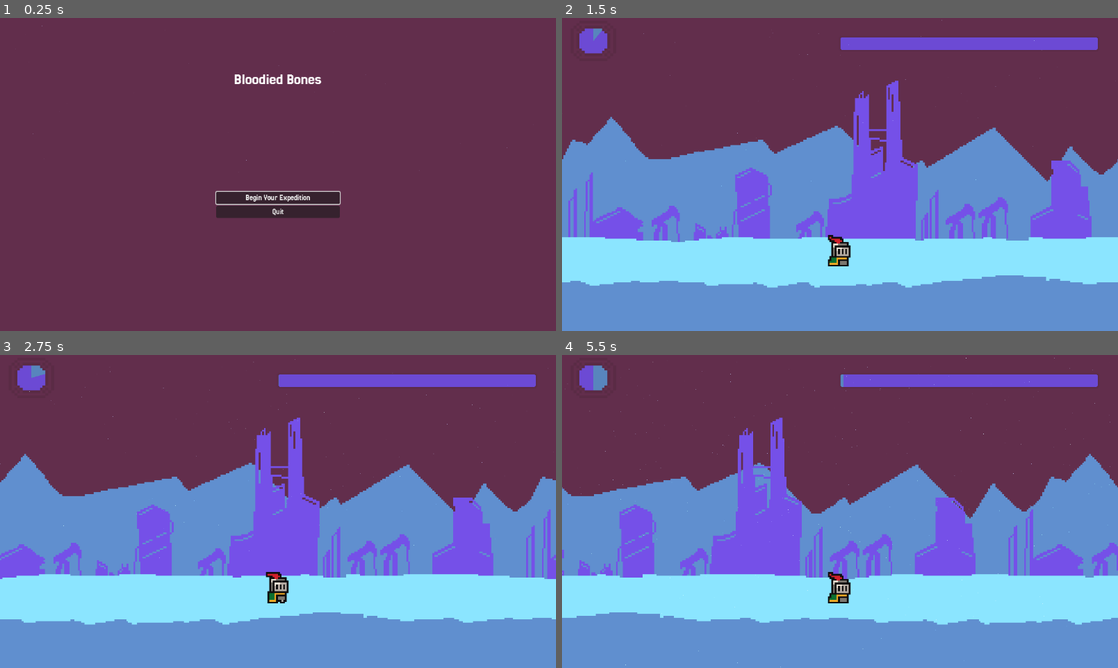
Above: before the commit, frames 1-4 (two rows, left to right).
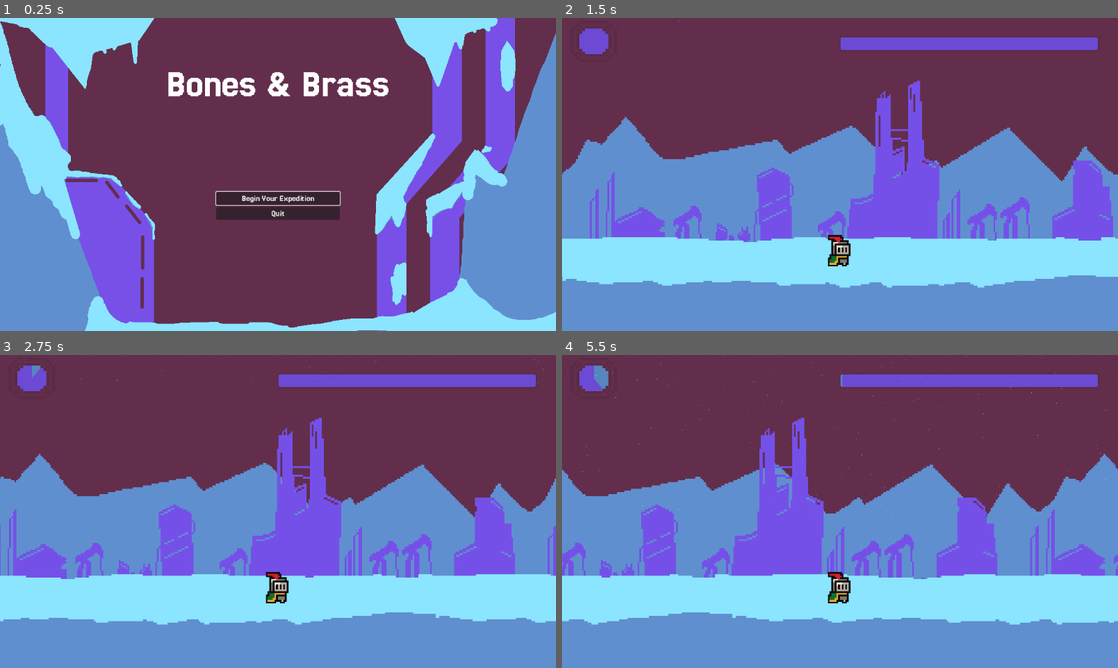
Above: after the commit, the same moments.

Repository: Mightysmallfry/BonesAndBullets
Game: Godot game, scene res://Menus/main_menu.tscn
Two runs of this game, one before a commit and one after it. Both use one fixed random seed, a clock stepped at 60 frames per second and the inputs below.
Inputs (mouse positions are in pixels of both pictures, inside the frame that each line leads up to):
- Up to frame 1 (0.25 s): no input
- Up to frame 2 (1.5 s): click "Begin Your Expedition" at 0.5 s; click (995, 293) at 1.25 s, where only the run after the commit has a clickable "Continue"
- Up to frame 3 (2.75 s): tap Enter at 2 s; move the mouse to (400, 495) at 2.02 s; click (400, 495) at 2.17 s
- Up to frame 4 (5.5 s): move the mouse to (728, 527) at 2.77 s; click (728, 527) at 2.92 s; move the mouse to (895, 442) at 3.52 s; click (895, 442) at 3.67 s; move the mouse to (812, 574) at 4.27 s; click (812, 574) at 4.42 s; move the mouse to (1006, 558) at 5.02 s; click (1006, 558) at 5.17 s

The runs differ from the first frame. In frame 1, 46% of the frame differs, in the area x 0-100%, y 0-100%; in frame 2, 14%; in frame 3, 14%; in frame 4, 14%.

Commit message:
Preamble Update
Added ContinueButton Script. This is more-so a change scene button. Put the path of the scene in the editor and the button will then take you there. It was a small thing that I think can help us a lot in the future. It sticks to the highlighting rules we already have in place.
Create a theme for the font. This will help with blanket changes to ui scenes.
Added a preamble scene for lore before playing the game
Redid main menu art
Increased size of story event display
Added 4 more story events to test and use

Diff:
--- /dev/null
+++ b/Assets/Themes/DisplayTheme.tres
@@ -0,0 +1,7 @@
+[gd_resource type="Theme" load_steps=2 format=3 uid="uid://b7kybbmor2ml0"]
+
+[ext_resource type="FontFile" uid="uid://djongtui2j78e" path="res://Assets/Fonts/Jersey25-Regular.ttf" id="1_2l81s"]
+
+[resource]
+default_font = ExtResource("1_2l81s")
+default_font_size = 18
--- a/Assets/VFX/SnowEffect.gd
+++ b/Assets/VFX/SnowEffect.gd
@@ -19,16 +19,16 @@
 
 func update_particle_settings() -> void:
 	var viewport_size: Vector2 = get_viewport_rect().size
-	var screenHeight: float = viewport_size.y
-	var screenWidth: float = viewport_size.x
+	#var screenHeight: float = viewport_size.y
+	#var screenWidth: float = viewport_size.x
 
-	particleProcessMaterial.emission_shape = ParticleProcessMaterial.EMISSION_SHAPE_BOX
-	particleProcessMaterial.emission_box_extents = Vector3(screenWidth * 0.5, screenHeight * 0.5, 0.0)
+	# particleProcessMaterial.emission_shape = ParticleProcessMaterial.EMISSION_SHAPE_BOX
+	# particleProcessMaterial.emission_box_extents = Vector3(screenWidth * 0.5, screenHeight * 0.5, 0.0)
 
 	global_position = viewport_size * 0.5
 
-	var half_size: Vector2 = viewport_size * 0.5
-	visibility_rect = Rect2(-half_size, viewport_size)
+	# var half_size: Vector2 = viewport_size * 0.5
+	# visibility_rect = Rect2(-half_size, viewport_size)
 
-	amount = baseAmount
-	amount = clamp(amount, 100, 5000)
+	# amount = baseAmount
+	# amount = clamp(amount, 100, 5000)
--- a/Globals.gd
+++ b/Globals.gd
@@ -11,6 +11,8 @@
 # This could change as a range of 20-40 seconds
 # When story event happens, pause the time until destination.
 @export var timeBetweenStoryEvents: float = 10
+@export var startingDay: int = 1
+@export var currentDay: int
 
 var IsPaused: bool = false
 
@@ -21,6 +23,7 @@
 
 # Called when the node enters the scene tree for the first time.
 func _ready() -> void:
+	currentDay = startingDay
 	pass # Replace with function body.
 
 # Called every frame. 'delta' is the elapsed time since the previous frame.
--- /dev/null
+++ b/Menus/continue_button.gd
@@ -0,0 +1,28 @@
+extends Button
+
+# WARNING BE SURE TO SET THE PATH STRING IN THE EDITOR
+@export var NextScenePath: String = "res://Menus/preamble_menu.tscn"
+
+# Called when the node enters the scene tree for the first time.
+func _ready() -> void:
+	if not pressed.is_connected(_on_pressed):
+		pressed.connect(_on_pressed)
+	mouse_entered.connect(_on_mouse_entered)
+
+	if NextScenePath == null || NextScenePath.is_empty():
+		push_error("Missing scene assignment on continue button at " + str(get_tree_string))
+	grab_focus()
+
+# Called every frame. 'delta' is the elapsed time since the previous frame.
+func _process(delta: float) -> void:
+	pass
+
+func _on_pressed() -> void:
+	if ResourceLoader.exists(NextScenePath):
+		print("Changing scene to: " + NextScenePath)
+		get_tree().change_scene_to_file(NextScenePath)
+	else:
+		push_error("Scene does not exist: " + NextScenePath)
+
+func _on_mouse_entered() -> void:
+	grab_focus()
--- a/Menus/main_menu.gd
+++ b/Menus/main_menu.gd
@@ -1,29 +1,18 @@
 extends Control
-
-@export var gameStartPath: String = "res://World/main.tscn"
 
 # Called when the node enters the scene tree for the first time.
 func _ready() -> void:
-	$UiElements/MarginContainer/VBoxContainer/StartButton.grab_focus()
-
+	pass
 
 # Called every frame. 'delta' is the elapsed time since the previous frame.
 func _process(_delta: float) -> void:
 	pass
 
-
-func _on_start_button_pressed() -> void:
-	print("Loading Game Start")
-	get_tree().change_scene_to_file(gameStartPath)
-
-
 func _on_quit_button_pressed() -> void:
 	get_tree().quit()
 
-
-func _on_start_button_mouse_entered() -> void:
-	$UiElements/MarginContainer/VBoxContainer/StartButton.grab_focus()
-
-
 func _on_quit_button_mouse_entered() -> void:
 	$UiElements/MarginContainer/VBoxContainer/QuitButton.grab_focus()
+
+func _on_mouse_entered() -> void:
+	pass # Replace with function body.
--- a/Menus/main_menu.tscn
+++ b/Menus/main_menu.tscn
@@ -1,9 +1,11 @@
-[gd_scene load_steps=11 format=3 uid="uid://d13yw33pf5jfv"]
+[gd_scene load_steps=13 format=3 uid="uid://d13yw33pf5jfv"]
 
-[ext_resource type="Texture2D" uid="uid://b668crseuf56f" path="res://Assets/WorldWallpaper/GameJamBackground.png" id="1_06t4h"]
+[ext_resource type="Theme" uid="uid://b7kybbmor2ml0" path="res://Assets/Themes/DisplayTheme.tres" id="1_cxdly"]
 [ext_resource type="Script" uid="uid://c31nidxfv8nf" path="res://Menus/main_menu.gd" id="1_fu7sn"]
 [ext_resource type="Script" uid="uid://dy65ldlqe2cvl" path="res://Assets/VFX/SnowEffect.gd" id="2_7vrkn"]
 [ext_resource type="PackedScene" uid="uid://uppqbbrbo8c1" path="res://Player/cross_input_handler.tscn" id="2_11gta"]
+[ext_resource type="Texture2D" uid="uid://so1dyfgtr2wu" path="res://Assets/WorldWallpaper/GameJamFall2025-Title.png" id="4_vxn86"]
+[ext_resource type="Script" uid="uid://tuhxeb2yiexd" path="res://Menus/continue_button.gd" id="5_vxn86"]
 
 [sub_resource type="CanvasItemMaterial" id="CanvasItemMaterial_7vrkn"]
 blend_mode = 1
@@ -39,21 +41,30 @@
 anchor_bottom = 1.0
 grow_horizontal = 2
 grow_vertical = 2
+theme = ExtResource("1_cxdly")
 script = ExtResource("1_fu7sn")
 
 [node name="CrossInputHandler" parent="." instance=ExtResource("2_11gta")]
 
-[node name="UiElements" type="Node" parent="."]
-
-[node name="TextureRect" type="TextureRect" parent="UiElements"]
+[node name="UiElements" type="Control" parent="."]
+layout_mode = 1
 anchors_preset = 15
 anchor_right = 1.0
 anchor_bottom = 1.0
 grow_horizontal = 2
 grow_vertical = 2
-texture = ExtResource("1_06t4h")
+
+[node name="TextureRect" type="TextureRect" parent="UiElements"]
+layout_mode = 1
+anchors_preset = 15
+anchor_right = 1.0
+anchor_bottom = 1.0
+grow_horizontal = 2
+grow_vertical = 2
+texture = ExtResource("4_vxn86")
 
 [node name="MarginContainer" type="MarginContainer" parent="UiElements"]
+layout_mode = 1
 anchors_preset = 8
 anchor_left = 0.5
 anchor_top = 0.5
@@ -73,6 +84,7 @@
 layout_mode = 2
 focus_neighbor_bottom = NodePath("../QuitButton")
 text = "Begin Your Expedition"
+script = ExtResource("5_vxn86")
 
 [node name="QuitButton" type="Button" parent="UiElements/MarginContainer/VBoxContainer"]
 layout_mode = 2
@@ -80,6 +92,7 @@
 text = "Quit"
 
 [node name="Label" type="Label" parent="UiElements"]
+layout_mode = 1
 anchors_preset = 5
 anchor_left = 0.5
 anchor_right = 0.5
@@ -88,8 +101,8 @@
 offset_right = 128.0
 offset_bottom = 160.0
 grow_horizontal = 2
-theme_override_font_sizes/font_size = 32
-text = "Bloodied Bones"
+theme_override_font_sizes/font_size = 82
+text = "Bones & Brass"
 horizontal_alignment = 1
 vertical_alignment = 1
 
@@ -105,7 +118,5 @@
 process_material = SubResource("ParticleProcessMaterial_qe12f")
 script = ExtResource("2_7vrkn")
 
-[connection signal="mouse_entered" from="UiElements/MarginContainer/VBoxContainer/StartButton" to="." method="_on_start_button_mouse_entered"]
-[connection signal="pressed" from="UiElements/MarginContainer/VBoxContainer/StartButton" to="." method="_on_start_button_pressed"]
 [connection signal="mouse_entered" from="UiElements/MarginContainer/VBoxContainer/QuitButton" to="." method="_on_quit_button_mouse_entered"]
 [connection signal="pressed" from="UiElements/MarginContainer/VBoxContainer/QuitButton" to="." method="_on_quit_button_pressed"]
--- /dev/null
+++ b/Menus/preamble_menu.gd
@@ -0,0 +1,31 @@
+extends Control
+
+@export var dateSegment: RichTextLabel
+@export var loreSegment: RichTextLabel
+
+const SEGMENT_DELAY: float = 1.5
+
+# Post Krill
+var initialDate: String = "542 PK"
+var lore: String = "Lorem ipsum dolor sit amet, consectetur adipiscing elit.
+Cras sodales nulla felis, vitae tristique libero porttitor at.
+Pellentesque habitant morbi tristique senectus et netus et malesuada
+fames ac turpis egestas. Interdum et malesuada fames ac ante ipsum primis
+in faucibus. Quisque vestibulum sollicitudin sem ac lobortis. Sed laoreet laoreet ligula sed maximus.
+Aenean sed quam id risus dictum porta. Cras a sapien id dui aliquet pulvinar.
+
+Nulla varius ac justo sed accumsan. Donec lectus odio, tincidunt in varius at,
+posuere id magna. Ut sit amet semper lacus. Vestibulum ante ipsum primis in
+faucibus orci luctus et ultrices posuere cubilia curae; Vivamus lacinia velit ac
+varius iaculis. Sed congue nibh vel consequat consectetur. Maecenas pellentesqueut
+velit sed hendrerit. Maecenas ut ullamcorper neque, non congue mauris."
+
+
+# Called when the node enters the scene tree for the first time.
+func _ready() -> void:
+	await get_tree().create_timer(SEGMENT_DELAY).timeout
+	dateSegment.TYPEWRITER_SPEED = 0.25
+	dateSegment.set_dialog(initialDate)
+	await get_tree().create_timer(SEGMENT_DELAY).timeout
+	dateSegment.TYPEWRITER_SPEED = 0.035
+	loreSegment.set_dialog(lore)
--- /dev/null
+++ b/Menus/preamble_menu.tscn
@@ -0,0 +1,140 @@
+[gd_scene load_steps=12 format=3 uid="uid://ckcs7h1gq2ns6"]
+
+[ext_resource type="Script" uid="uid://bm3y50u8w83xv" path="res://Menus/preamble_menu.gd" id="1_ools6"]
+[ext_resource type="Texture2D" uid="uid://bfdclhvodt6kt" path="res://Assets/WorldWallpaper/GameJamFall2025-Dialog.png" id="2_6ra4v"]
+[ext_resource type="Script" uid="uid://tuhxeb2yiexd" path="res://Menus/continue_button.gd" id="2_87x1b"]
+[ext_resource type="Script" uid="uid://ckf7oqtj1e72q" path="res://StoryEvents/dialog_box.gd" id="3_6ra4v"]
+[ext_resource type="Script" uid="uid://dy65ldlqe2cvl" path="res://Assets/VFX/SnowEffect.gd" id="5_6ra4v"]
+
+[sub_resource type="CanvasItemMaterial" id="CanvasItemMaterial_6bed1"]
+blend_mode = 1
+
+[sub_resource type="Curve" id="Curve_1xkuc"]
+_data = [Vector2(0, 0.20621163), 0.0, 0.0, 0, 0, Vector2(0.16337523, 0.6841326), 2.0416834, 2.0416834, 0, 0, Vector2(0.49730703, 1), 0.0, 0.0, 0, 0, Vector2(0.83482945, 0.78575945), -1.6010544, -1.6010544, 0, 0, Vector2(1, 0.1869849), 0.0, 0.0, 0, 0]
+point_count = 5
+
+[sub_resource type="CurveTexture" id="CurveTexture_fu7sn"]
+curve = SubResource("Curve_1xkuc")
+
+[sub_resource type="Gradient" id="Gradient_x5ofu"]
+colors = PackedColorArray(1, 1, 1, 0.078431375, 1, 1, 1, 1)
+
+[sub_resource type="GradientTexture1D" id="GradientTexture1D_jix8l"]
+gradient = SubResource("Gradient_x5ofu")
+
+[sub_resource type="ParticleProcessMaterial" id="ParticleProcessMaterial_snjgd"]
+particle_flag_disable_z = true
+emission_shape_offset = Vector3(0, -324, 0)
+emission_shape = 3
+emission_box_extents = Vector3(648, 1, 1)
+gravity = Vector3(0, 30, 0)
+scale_min = 0.19999999
+color = Color(0.54509807, 0.8980392, 1, 1)
+color_initial_ramp = SubResource("GradientTexture1D_jix8l")
+alpha_curve = SubResource("CurveTexture_fu7sn")
+
+[node name="PreambleMenu" type="Control" node_paths=PackedStringArray("dateSegment", "loreSegment")]
+layout_mode = 3
+anchors_preset = 15
+anchor_right = 1.0
+anchor_bottom = 1.0
+grow_horizontal = 2
+grow_vertical = 2
+script = ExtResource("1_ools6")
+dateSegment = NodePath("PanelContainer/MarginContainer/VBoxContainer/DateLabel")
+loreSegment = NodePath("PanelContainer/MarginContainer/VBoxContainer/LoreLabel")
+
+[node name="TextureRect" type="TextureRect" parent="."]
+layout_mode = 1
+anchors_preset = 15
+anchor_right = 1.0
+anchor_bottom = 1.0
+grow_horizontal = 2
+grow_vertical = 2
+texture = ExtResource("2_6ra4v")
+
+[node name="PanelContainer" type="PanelContainer" parent="."]
+layout_mode = 1
+anchors_preset = 8
+anchor_left = 0.5
+anchor_top = 0.5
+anchor_right = 0.5
+anchor_bottom = 0.5
+offset_left = -399.125
+offset_top = -220.625
+offset_right = 399.125
+offset_bottom = 220.625
+grow_horizontal = 2
+grow_vertical = 2
+
+[node name="MarginContainer" type="MarginContainer" parent="PanelContainer"]
+layout_mode = 2
+theme_override_constants/margin_left = 4
+theme_override_constants/margin_top = 4
+theme_override_constants/margin_right = 4
+theme_override_constants/margin_bottom = 4
+
+[node name="VBoxContainer" type="VBoxContainer" parent="PanelContainer/MarginContainer"]
+layout_mode = 2
+
+[node name="DateLabel" type="RichTextLabel" parent="PanelContainer/MarginContainer/VBoxContainer"]
+custom_minimum_size = Vector2(0, 42)
+layout_mode = 2
+theme_override_font_sizes/normal_font_size = 41
+text = "Date Scroll In"
+script = ExtResource("3_6ra4v")
+
+[node name="HSeparator" type="HSeparator" parent="PanelContainer/MarginContainer/VBoxContainer"]
+layout_mode = 2
+
+[node name="LoreLabel" type="RichTextLabel" parent="PanelContainer/MarginContainer/VBoxContainer"]
+layout_mode = 2
+size_flags_vertical = 3
+text = "Scrooled in text that
+sadnbaksdnl;sad
+s
+adsad
+sa
+fasf
+asfasdas
+da
+sd
+asd
+asdasdsadas
+asd
+asdasdsadas
+asd
+asdasdsadasasdasdsadasasdasdsadasasdasdsadasasdasdsadasasdasdsadas"
+script = ExtResource("3_6ra4v")
+
+[node name="ContinueButton" type="Button" parent="."]
+layout_mode = 1
+anchors_preset = 8
+anchor_left = 0.5
+anchor_top = 0.5
+anchor_right = 0.5
+anchor_bottom = 0.5
+offset_left = 255.0
+offset_top = 232.0
+offset_right = 397.0
+offset_bottom = 257.0
+grow_horizontal = 2
+grow_vertical = 2
+focus_neighbor_bottom = NodePath("../QuitButton")
+text = "Continue"
+script = ExtResource("2_87x1b")
+NextScenePath = "res://World/main.tscn"
+
+[node name="CanvasLayer" type="CanvasLayer" parent="."]
+
+[node name="GPUParticles2D" type="GPUParticles2D" parent="CanvasLayer"]
+material = SubResource("CanvasItemMaterial_6bed1")
+position = Vector2(576, 320)
+amount = 1000
+lifetime = 7.0
+preprocess = 0.5
+visibility_rect = Rect2(-576, -324, 1152, 648)
+process_material = SubResource("ParticleProcessMaterial_snjgd")
+script = ExtResource("5_6ra4v")
+
+[connection signal="pressed" from="ContinueButton" to="ContinueButton" method="_on_pressed"]
--- /dev/null
+++ b/StoryEvents/EventCache/BrokenSteamTank.tres
@@ -0,0 +1,23 @@
+[gd_resource type="Resource" script_class="StoryEventData" load_steps=5 format=3 uid="uid://c2wlnvkshc8xa"]
+
+[ext_resource type="Script" uid="uid://cb7lgkcg0kxuh" path="res://StoryEvents/StoryChoice.gd" id="1_1ns65"]
+[ext_resource type="Script" uid="uid://b4ar7kp5o36hb" path="res://StoryEvents/StoryEventData.gd" id="2_fupl6"]
+
+[sub_resource type="Resource" id="Resource_1ns65"]
+script = ExtResource("1_1ns65")
+choiceType = 1
+choiceDescription = "Nice cozy fire going, I had found some leftover ammunition, I’ll have some nice R&R tonight"
+rewards = Array[int]([2])
+metadata/_custom_type_script = "uid://cb7lgkcg0kxuh"
+
+[sub_resource type="Resource" id="Resource_fupl6"]
+script = ExtResource("1_1ns65")
+choiceDescription = "I left quickly, scavengers could still be around. I didn't want to make any enemies."
+metadata/_custom_type_script = "uid://cb7lgkcg0kxuh"
+
+[resource]
+script = ExtResource("2_fupl6")
+title = "Sleeping Giant"
+dialog = "My foot got snagged on something early today. At first I thought it was just some branch, or my pants freezing to the tundra floor. Color me surprised when I saw one of those old Krillian Empire steam tanks. It was one of the smaller gasket pipe connectors that got me. Not the first time seeing Krillian tech, hopefully the last. I can keep hoping right? Anyway The whole thing froze over and while it was blown to bits during its last engagement, has the making for a decent shelter tonight."
+choices = Array[ExtResource("1_1ns65")]([SubResource("Resource_1ns65"), SubResource("Resource_fupl6")])
+metadata/_custom_type_script = "uid://b4ar7kp5o36hb"
--- /dev/null
+++ b/StoryEvents/EventCache/OldBellTower.tres
@@ -0,0 +1,23 @@
+[gd_resource type="Resource" script_class="StoryEventData" load_steps=5 format=3 uid="uid://det6b5q58tkmn"]
+
+[ext_resource type="Script" uid="uid://cb7lgkcg0kxuh" path="res://StoryEvents/StoryChoice.gd" id="1_l7rrf"]
+[ext_resource type="Script" uid="uid://b4ar7kp5o36hb" path="res://StoryEvents/StoryEventData.gd" id="2_ag16w"]
+
+[sub_resource type="Resource" id="Resource_l7rrf"]
+script = ExtResource("1_l7rrf")
+choiceDescription = "I carried on though, I have a long journey still ahead"
+metadata/_custom_type_script = "uid://cb7lgkcg0kxuh"
+
+[sub_resource type="Resource" id="Resource_ag16w"]
+script = ExtResource("1_l7rrf")
+choiceType = 2
+choiceDescription = "The Bellkeepers could be friendly. As long as I don’t get in their way I should be fine right? I’ll go see if I can spend the night "
+rewards = Array[int]([10])
+metadata/_custom_type_script = "uid://cb7lgkcg0kxuh"
+
+[resource]
+script = ExtResource("2_ag16w")
+title = "The Old Bell Tower"
+dialog = "You can barely see it, but about 15km away from the stone spire forest is a beautiful old bell tower. Part of some old refinery, with a few Bellkeepers still working it. Those little fellows are always keeping themselves busy. A little part of me wants to get closer. You know, admire the clockwork. From here you can really only see the hands of ice grasping at the tower walls. "
+choices = Array[ExtResource("1_l7rrf")]([SubResource("Resource_l7rrf"), SubResource("Resource_ag16w")])
+metadata/_custom_type_script = "uid://b4ar7kp5o36hb"
--- /dev/null
+++ b/StoryEvents/EventCache/Shamans.tres
@@ -0,0 +1,23 @@
+[gd_resource type="Resource" script_class="StoryEventData" load_steps=5 format=3 uid="uid://daao8mqc871p7"]
+
+[ext_resource type="Script" uid="uid://cb7lgkcg0kxuh" path="res://StoryEvents/StoryChoice.gd" id="1_l7rrf"]
+[ext_resource type="Script" uid="uid://b4ar7kp5o36hb" path="res://StoryEvents/StoryEventData.gd" id="2_ag16w"]
+
+[sub_resource type="Resource" id="Resource_l7rrf"]
+script = ExtResource("1_l7rrf")
+choiceDescription = "Passed by each other without saying much"
+metadata/_custom_type_script = "uid://cb7lgkcg0kxuh"
+
+[sub_resource type="Resource" id="Resource_ag16w"]
+script = ExtResource("1_l7rrf")
+choiceType = 2
+choiceDescription = " I asked for their aid, trading brass for medicine. They are more selfless than I thought."
+rewards = Array[int]([10])
+metadata/_custom_type_script = "uid://cb7lgkcg0kxuh"
+
+[resource]
+script = ExtResource("2_ag16w")
+title = "Shamans"
+dialog = "I saw a group of shamans the other day. They were huddled near one of their children. Seemed to just have recovered from an illness and some wounds, maybe from the wolves out here. Lucky boy. The shamans had sewn the kids' wounds and were proficient with the blade. Too proficient for any shamans I’ve seen come my way before. I spotted that they had leftover medicine. Now that the kid isn’t sick, maybe I could make use of them along my way."
+choices = Array[ExtResource("1_l7rrf")]([SubResource("Resource_l7rrf"), SubResource("Resource_ag16w")])
+metadata/_custom_type_script = "uid://b4ar7kp5o36hb"
--- /dev/null
+++ b/StoryEvents/EventCache/SphinxOfBlackQuartz.tres
@@ -0,0 +1,24 @@
+[gd_resource type="Resource" script_class="StoryEventData" load_steps=5 format=3 uid="uid://kmfe4sr0nmaq"]
+
+[ext_resource type="Script" uid="uid://cb7lgkcg0kxuh" path="res://StoryEvents/StoryChoice.gd" id="1_uhbfq"]
+[ext_resource type="Script" uid="uid://b4ar7kp5o36hb" path="res://StoryEvents/StoryEventData.gd" id="2_i1twa"]
+
+[sub_resource type="Resource" id="Resource_rj7cn"]
+script = ExtResource("1_uhbfq")
+choiceType = 1
+choiceDescription = "Accept Thy Judgement"
+metadata/_custom_type_script = "uid://cb7lgkcg0kxuh"
+
+[sub_resource type="Resource" id="Resource_5gmtl"]
+script = ExtResource("1_uhbfq")
+choiceType = 2
+choiceDescription = "Deny Thy Judgement"
+rewards = Array[int]([-25])
+metadata/_custom_type_script = "uid://cb7lgkcg0kxuh"
+
+[resource]
+script = ExtResource("2_i1twa")
+title = "[shake rate=20.0 level=5 connected=1]¿Sphinx of Black Quartz?[/shake]"
+dialog = "Sphinx Of Black Quartz, Judge My Vow"
+choices = Array[ExtResource("1_uhbfq")]([SubResource("Resource_rj7cn"), SubResource("Resource_5gmtl")])
+metadata/_custom_type_script = "uid://b4ar7kp5o36hb"
--- a/StoryEvents/choice_button.gd
+++ b/StoryEvents/choice_button.gd
@@ -38,4 +38,3 @@
 
 func _on_mouse_entered()->void:
 	grab_focus()
-	pass
--- a/StoryEvents/dialog_box.gd
+++ b/StoryEvents/dialog_box.gd
@@ -1,6 +1,9 @@
 extends RichTextLabel
 
-const TYPEWRITER_SPEED: float = 0.035
+@export var TYPEWRITER_SPEED: float = 0.035
+
+func _ready() -> void:
+	visible_characters = 0
 
 func set_dialog(string: String):
 	visible_characters = 0
--- a/StoryEvents/story_event_display.gd
+++ b/StoryEvents/story_event_display.gd
@@ -1,6 +1,6 @@
 extends Control
 
-@onready var storyEventTitle: Label = get_node("%StoryEventLabel")
+@onready var storyEventTitle: RichTextLabel = get_node("%StoryEventLabel")
 @onready var dialogBox: RichTextLabel = get_node("%DialogBox")
 @onready var choiceList: VBoxContainer = get_node("%ChoiceList")
 
@@ -16,14 +16,13 @@
 	visible = false
 	clear_vbox(choiceList)
 
-
 # Called every frame. 'delta' is the elapsed time since the previous frame.
 func _process(_delta: float) -> void:
 	pass
 
 func load_story_event_data(data: StoryEventData) -> void:
 	storyEventData = data;
-	storyEventTitle.text = storyEventData.title
+	storyEventTitle.text = "[b]Travel Log:[/b] Day %s : " %Globals.currentDay + storyEventData.title
 	dialogBox.set_dialog(storyEventData.dialog)
 	create_choice_list()
 
@@ -78,4 +77,5 @@
 
 func finish_story_event() -> void:
 	visible = false
+	Globals.currentDay += 1
 	emit_signal("finished_story_event")
--- a/StoryEvents/story_event_display.tscn
+++ b/StoryEvents/story_event_display.tscn
@@ -1,5 +1,6 @@
-[gd_scene load_steps=5 format=3 uid="uid://8mcs68hhsnug"]
+[gd_scene load_steps=6 format=3 uid="uid://8mcs68hhsnug"]
 
+[ext_resource type="Theme" uid="uid://b7kybbmor2ml0" path="res://Assets/Themes/DisplayTheme.tres" id="1_cp4jr"]
 [ext_resource type="Script" uid="uid://dxngyqdhchio2" path="res://StoryEvents/story_event_display.gd" id="1_gtd4a"]
 [ext_resource type="Script" uid="uid://ckf7oqtj1e72q" path="res://StoryEvents/dialog_box.gd" id="2_hbgmf"]
 [ext_resource type="Resource" uid="uid://bplt53ciknggg" path="res://StoryEvents/EventCache/OutlawStoryEvent.tres" id="3_bg2dx"]
@@ -14,6 +15,7 @@
 anchor_bottom = 0.5
 grow_horizontal = 2
 grow_vertical = 2
+theme = ExtResource("1_cp4jr")
 script = ExtResource("1_gtd4a")
 choiceButton = ExtResource("3_q4lvn")
 storyEventData = ExtResource("3_bg2dx")
@@ -25,10 +27,10 @@
 anchor_top = 0.5
 anchor_right = 0.5
 anchor_bottom = 0.5
-offset_left = -208.0
-offset_top = -165.0
-offset_right = 208.0
-offset_bottom = 154.0
+offset_left = -355.5
+offset_top = -209.5
+offset_right = 355.5
+offset_bottom = 209.5
 grow_horizontal = 2
 grow_vertical = 2
 
@@ -43,18 +45,22 @@
 layout_mode = 2
 
 [node name="PanelContainer" type="PanelContainer" parent="PanelContainer/MarginContainer/VBoxContainer"]
+custom_minimum_size = Vector2(0, 20)
 layout_mode = 2
 
 [node name="MarginContainer" type="MarginContainer" parent="PanelContainer/MarginContainer/VBoxContainer/PanelContainer"]
+custom_minimum_size = Vector2(0, 20)
 layout_mode = 2
 theme_override_constants/margin_left = 4
-theme_override_constants/margin_top = 0
+theme_override_constants/margin_top = 4
 theme_override_constants/margin_right = 4
 theme_override_constants/margin_bottom = 4
 
-[node name="StoryEventLabel" type="Label" parent="PanelContainer/MarginContainer/VBoxContainer/PanelContainer/MarginContainer"]
+[node name="StoryEventLabel" type="RichTextLabel" parent="PanelContainer/MarginContainer/VBoxContainer/PanelContainer/MarginContainer"]
 unique_name_in_owner = true
+custom_minimum_size = Vector2(0, 20)
 layout_mode = 2
+bbcode_enabled = true
 text = "Story Event Name!"
 
 [node name="DialogBox" type="RichTextLabel" parent="PanelContainer/MarginContainer/VBoxContainer"]
--- a/World/main.gd
+++ b/World/main.gd
@@ -4,7 +4,6 @@
 @onready var destinationTimer: Timer = get_node("%StoryProgressionTimer")
 @onready var storyEventTimer: Timer = get_node("%StoryEventTimer")
 @onready var storyEventDisplay: Control = get_node("%StoryEventDisplay")
-
 
 const STORY_EVENT_DIR: String = "res://StoryEvents/EventCache"
 var _cachedEventFiles: Array[String] = []
--- a/World/main.tscn
+++ b/World/main.tscn
@@ -112,8 +112,8 @@
 anchor_bottom = 0.0
 offset_left = 18.0
 offset_top = 6.0
-offset_right = 112.0
-offset_bottom = 89.0
+offset_right = 114.0
+offset_bottom = 91.0
 grow_horizontal = 1
 grow_vertical = 1
 fill_mode = 4
Binary file added: Assets/WorldWallpaper/GameJamFall2025-Dialog.png
Binary file added: Assets/WorldWallpaper/GameJamFall2025-Title.png
Not shown, added: Menus/continue_button.gd.uid
Not shown: 2 places in Menus/main_menu.tscn that only renumber resources
Not shown, added: Menus/preamble_menu.gd.uid
